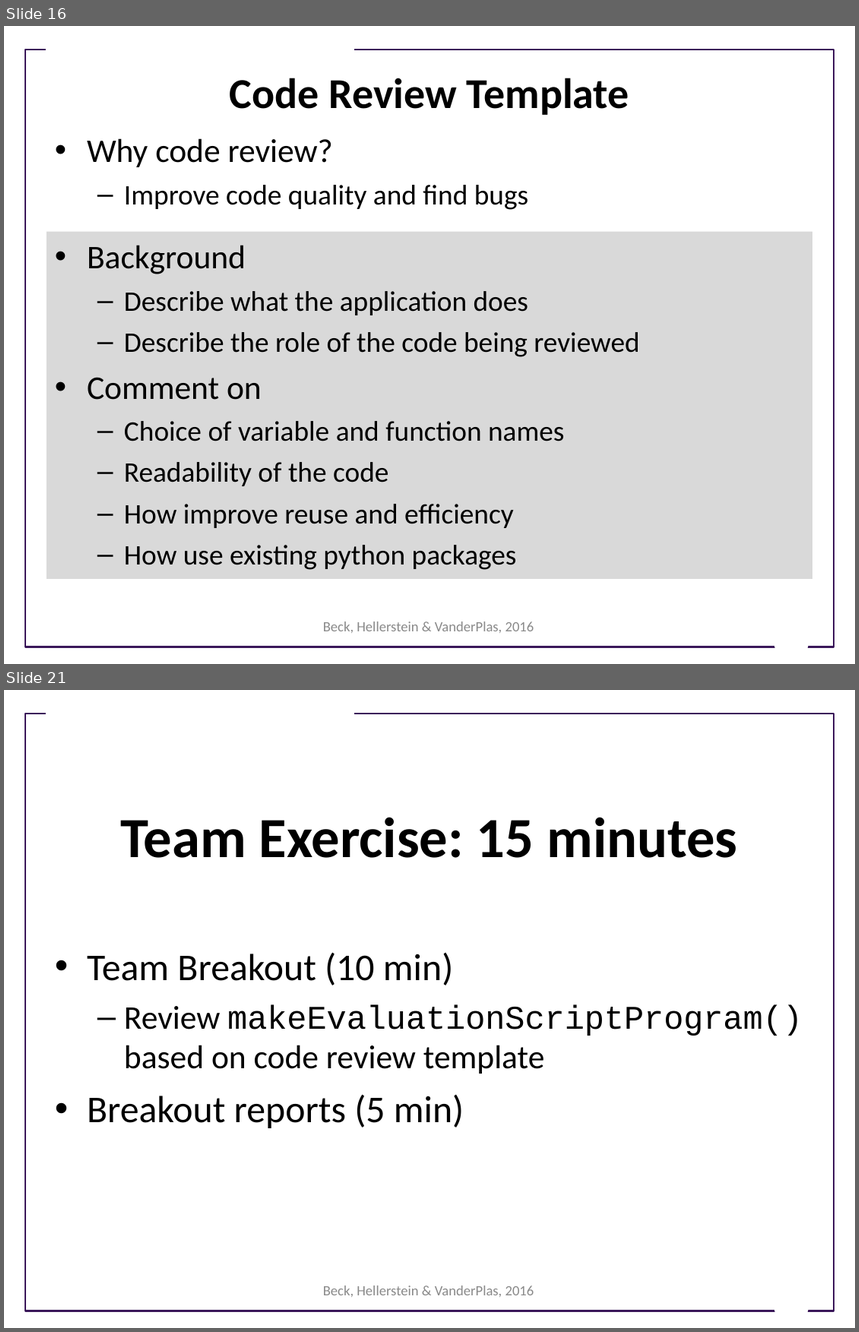
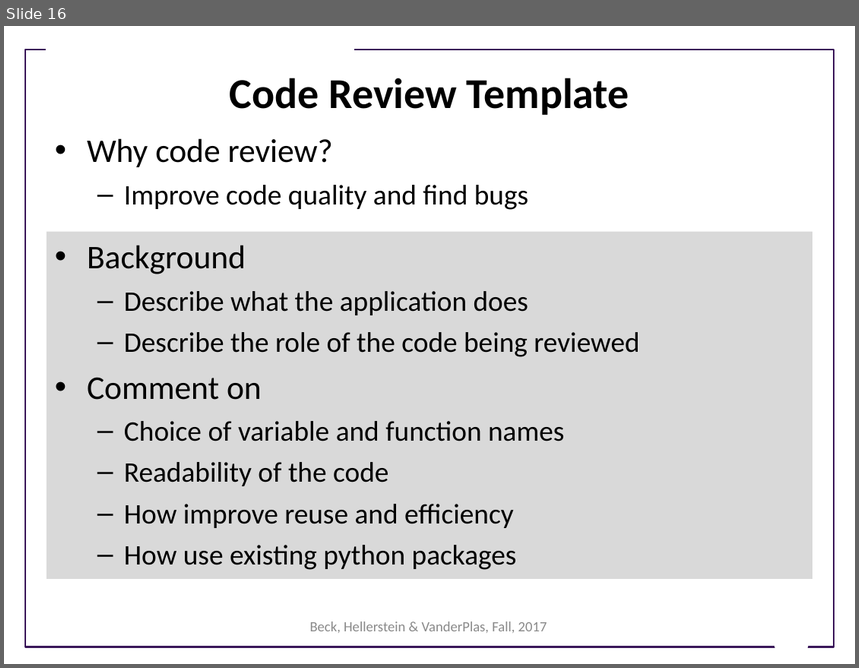
Before and after one commit to UWSEDS/LectureNotes, a slide deck: Working-in-Teams.ppt. Shown one above the other, each under a label of ours: slides 16 and 21 before the commit, slide 16 after it; the slides between them are not shown. The pictures are 859x1332 and 859x668 pixels, drawn with LibreOffice and Linux fonts; fonts in the diff are those of the drawing; background and template pictures are left out. Boxes give left, top, right and bottom in pixels: in the first picture for what was removed or moved away, otherwise in the second. Text is boxed around its words. In the diff, an @@ line names an element or a change of style, - is before the commit and + after.

Commit message:
Add team building

```diff
--- a/Working-in-Teams.ppt
+++ b/Working-in-Teams.ppt
@@ slide 21 removed at [4, 690, 855, 1328], background #FFFFFF; not listed: 3 template elements that a slide beside it also shows @@
@@ title removed at [120, 817, 737, 858] @@
-Team Exercise: 15 minutes
@@ text removed at [87, 953, 803, 1129] @@
-• Team Breakout (10 min)
-  – Review makeEvaluationScriptProgram() based on code review template
-• Breakout reports (5 min)
@@ text removed at [323, 1286, 534, 1297] @@
-Beck, Hellerstein & VanderPlas, 2016
@@ slide 16 changed as well @@
@@ text at [310, 622, 547, 633]: text changed @@
-Beck, Hellerstein & VanderPlas, 2016
+Beck, Hellerstein & VanderPlas, Fall, 2017
```
Also in this commit, not shown: 22 other slides changed, 5 slides added, 5 other slides removed.
